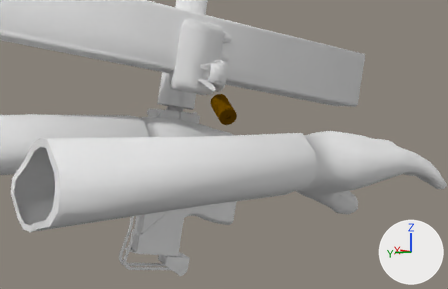
Before and after pictures for a commit that changed the Blender file Joshua-Boo-Boos DMD Combat Mod - Copy/Mac-10.blend.
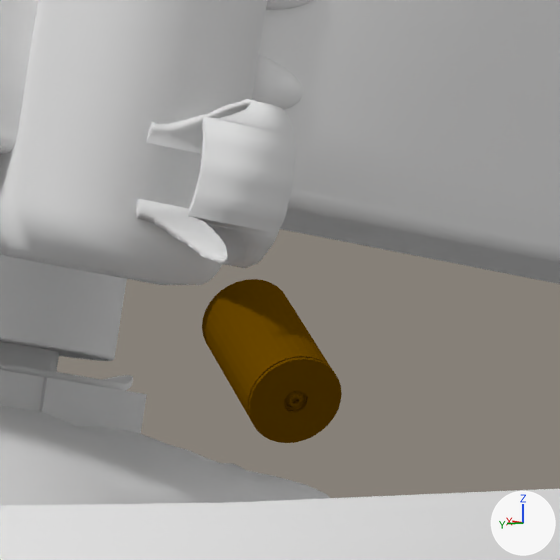
Old and new are each drawn from a camera (50 mm lens) standing at (-6.87, 4.53, -0.04) and looking at (4.79, -3.18, -1.32) and again close up on the part from 38% to 62% of the width and 14% to 51% of the height. The axes (+X, +Y, +Z) are drawn at lower right. The lights are the same throughout.

Objects in the first close-up: 'Bolt', 'Bullet', 'Charging Handle', 'Hands.001', 'Mac-10', 'Magazine'.
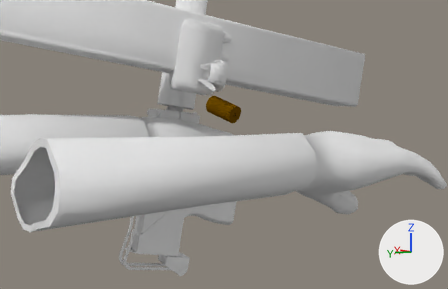
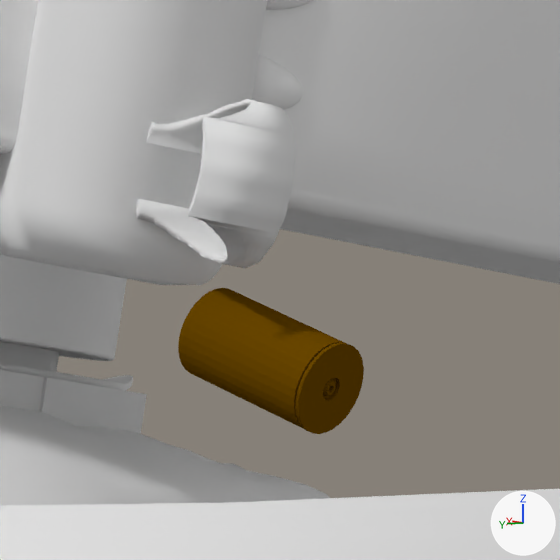
The change, as a diff of the scene's bpy script:
```diff
--- a/Joshua-Boo-Boos DMD Combat Mod - Copy/Mac-10.blend.py
+++ b/Joshua-Boo-Boos DMD Combat Mod - Copy/Mac-10.blend.py
@@ ob_bullet @@
 ob_bullet.location = (4.855, -3.21, -0.531)
-ob_bullet.rotation_euler = (-1.166, -1.052, -0.417)  # degrees (-67, -60, -24)
+ob_bullet.rotation_euler = (-0.106, -0.545, -0.319)  # degrees (-6.1, -31, -18)
 ob_bullet.scale = (1.81, 1.81, 1.81)
```

Boxes (x1, y1, x2, y2) around the edits, measured in the close-ups (560 x 560 px):
'Bullet', turned
    before: (202, 279, 342, 443)
    after: (178, 288, 364, 434)
